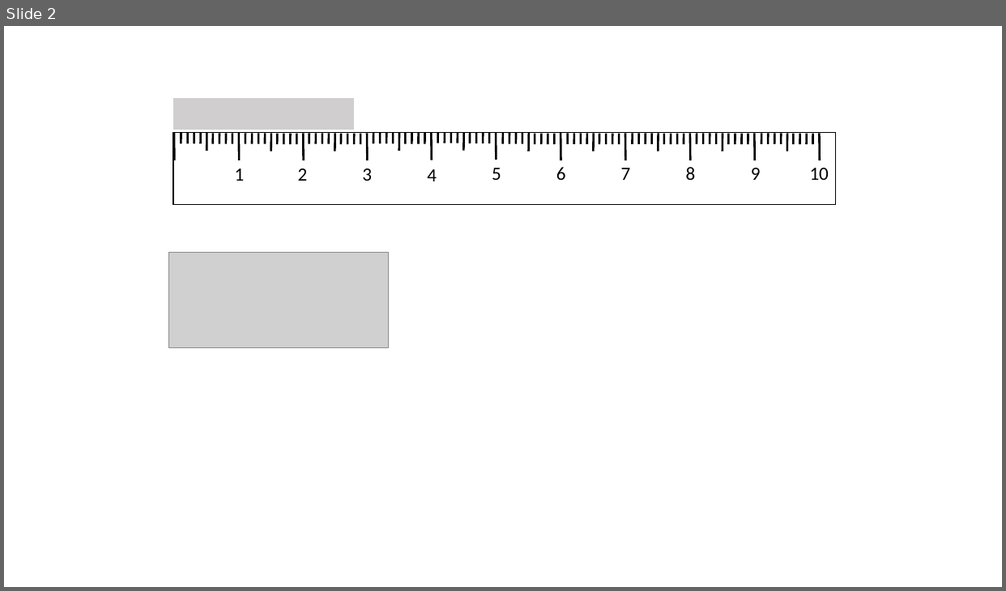
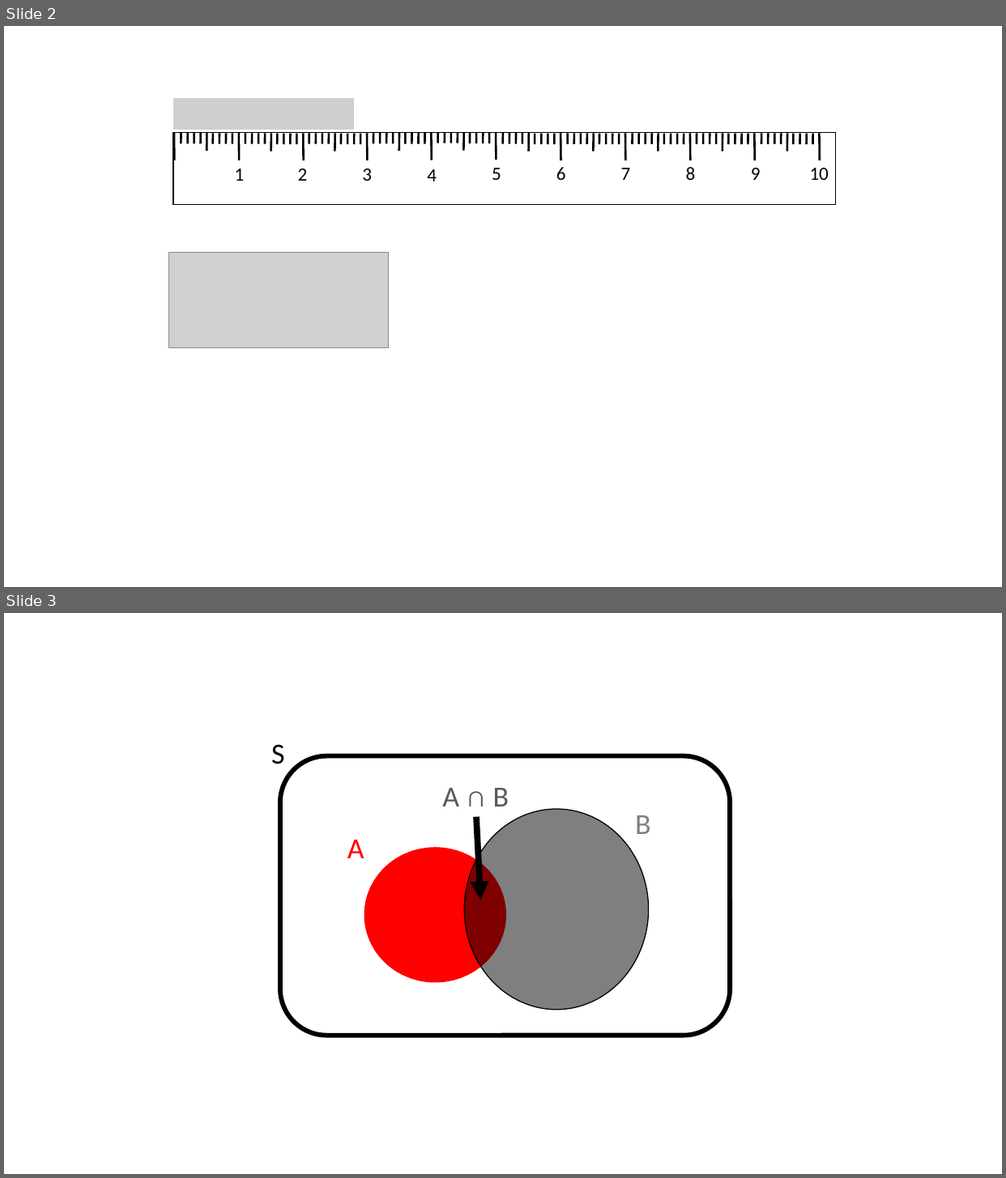
Before and after one commit to OSTP/DataAndErrorAnalysis, a slide deck: tex/figures/figures.pptx. Shown one above the other, each under a label of ours: slide 2 before the commit, slides 2 and 3 after it. The pictures are 1006x591 and 1006x1178 pixels, drawn with LibreOffice and Linux fonts; fonts in the diff are those of the drawing; grey boxes stand for pictures. Boxes give left, top, right and bottom in pixels: in the first picture for what was removed or moved away, otherwise in the second. Text is boxed around its words. In the diff, an @@ line names an element or a change of style, - is before the commit and + after.

```diff
--- a/tex/figures/figures.pptx
+++ b/tex/figures/figures.pptx
@@ slide 3 added at box(4, 613, 1002, 1174), background #FFFFFF @@
@@ group added at box(271, 744, 731, 1035): 4 texts, 2 ellipses, 1 rounded rectangle, 1 arrow @@
+A
+B
+A ∩ B
+S
```
Also in this commit, not shown: 14 other files.
